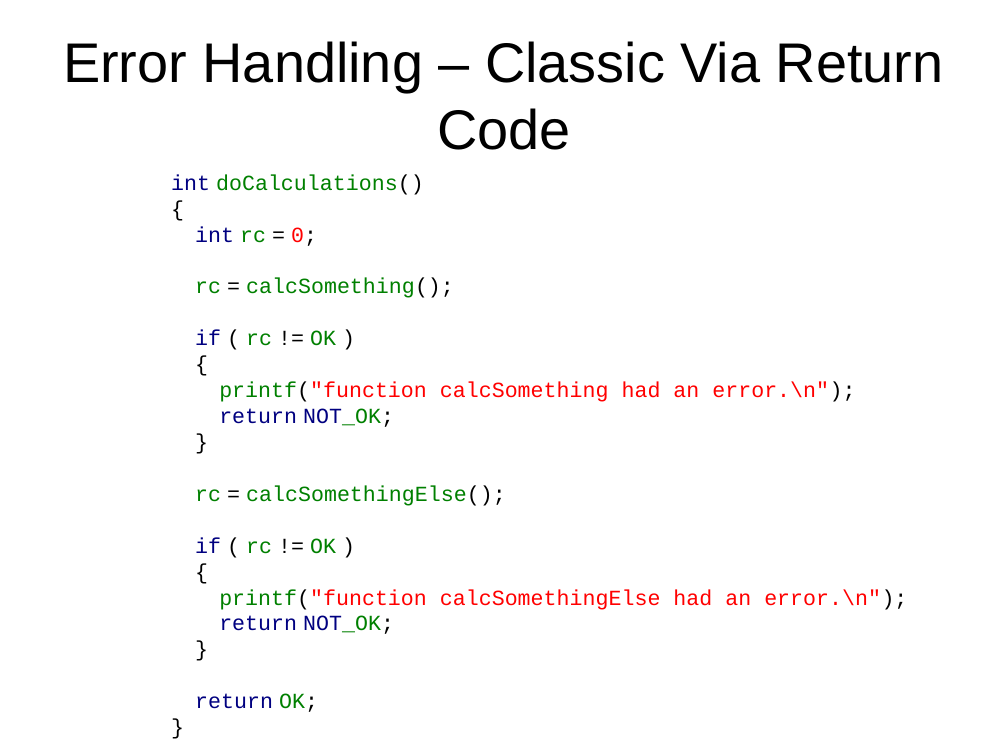
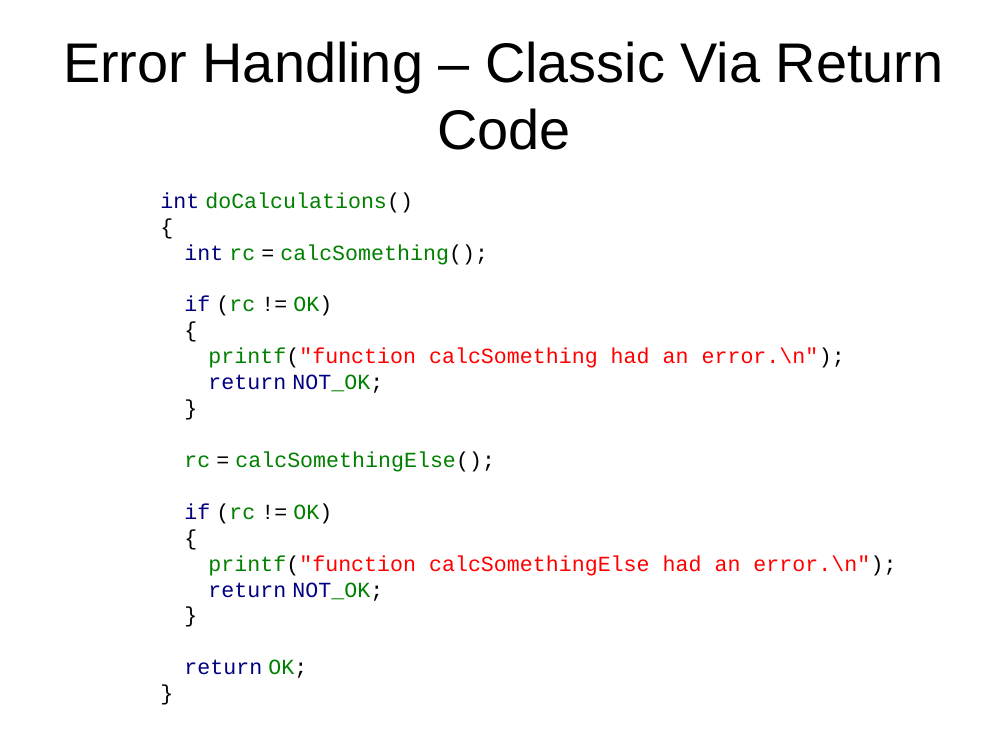
Before and after one commit to samba2/modern_c, a slide deck: slide 30 of modern_c.odp (slide 29 before the commit). Drawn at 1008x756 pixels with LibreOffice and Linux fonts; fonts in the diff are those of the drawing. Boxes give left, top, right and bottom in pixels: in the first picture for what was removed or moved away, otherwise in the second. Text is boxed around its words. In the diff, an @@ line names an element or a change of style, - is before the commit and + after.

```diff
--- a/modern_c.odp
+++ b/modern_c.odp
@@ text "int doCalculations()": place and size @@
-text "int doCalculations()" at [171,174,907,712]
+text "int doCalculations()" at [160,192,896,678]
@@ text at [184,244,488,316]: text changed @@
-int rc = 0;
-rc = calcSomething();
-if ( rc != OK )
+int rc = calcSomething();
+if (rc != OK)
@@ text at [184,503,332,524]: spaces changed @@
-if ( rc != OK )
+if (rc != OK)
```
Also in this commit, not shown: 28 other slides changed, 11 slides added, 7 slides removed.
